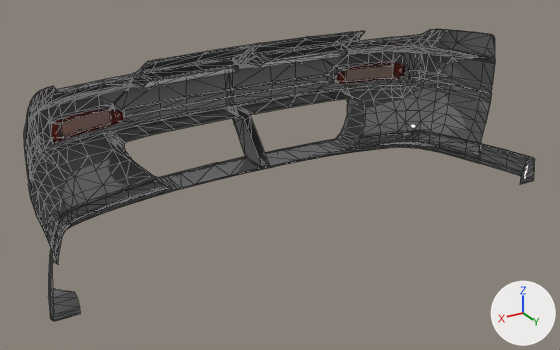
A saved change to the glTF model content/cars/nissan_rs13/frontbumper_oemzenki.glb.
Both versions are drawn from a camera (50 mm lens) standing at (1.149, 0.034, 1.005) and looking at (0.024, -1.842, 0.067). Lighting does not change. The marker at lower right points along +X, +Y and +Z. Mesh edges are drawn as thin lines on the coarser meshes. Where no turn or scale is listed for an object, it has been applied to the vertices.

In view in the first picture: 'blinkers', 'frontbumper'.
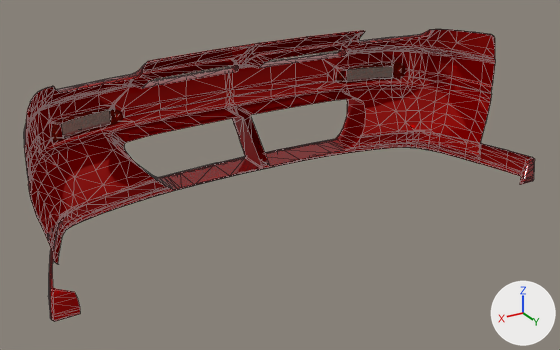
Where the change shows, as pixel boxes (x1, y1, x2, y2) in the pictures (560 x 350 px):
'frontbumper', surface changed
    both: (24, 29, 535, 321)

The change, as a list of edits to the scene's bpy script:
```text
Change mat_paint:
    where n2 = _N.new('ShaderNodeMix'); n2.name = 'Mix'
    n2.inputs[7].default_value: (0.256, 0.256, 0.256, 1.0) -> (0.503, 0.0, 0.0, 1.0)  # 'B', grey #8a8a8a -> 'B', red #bc0000
```
